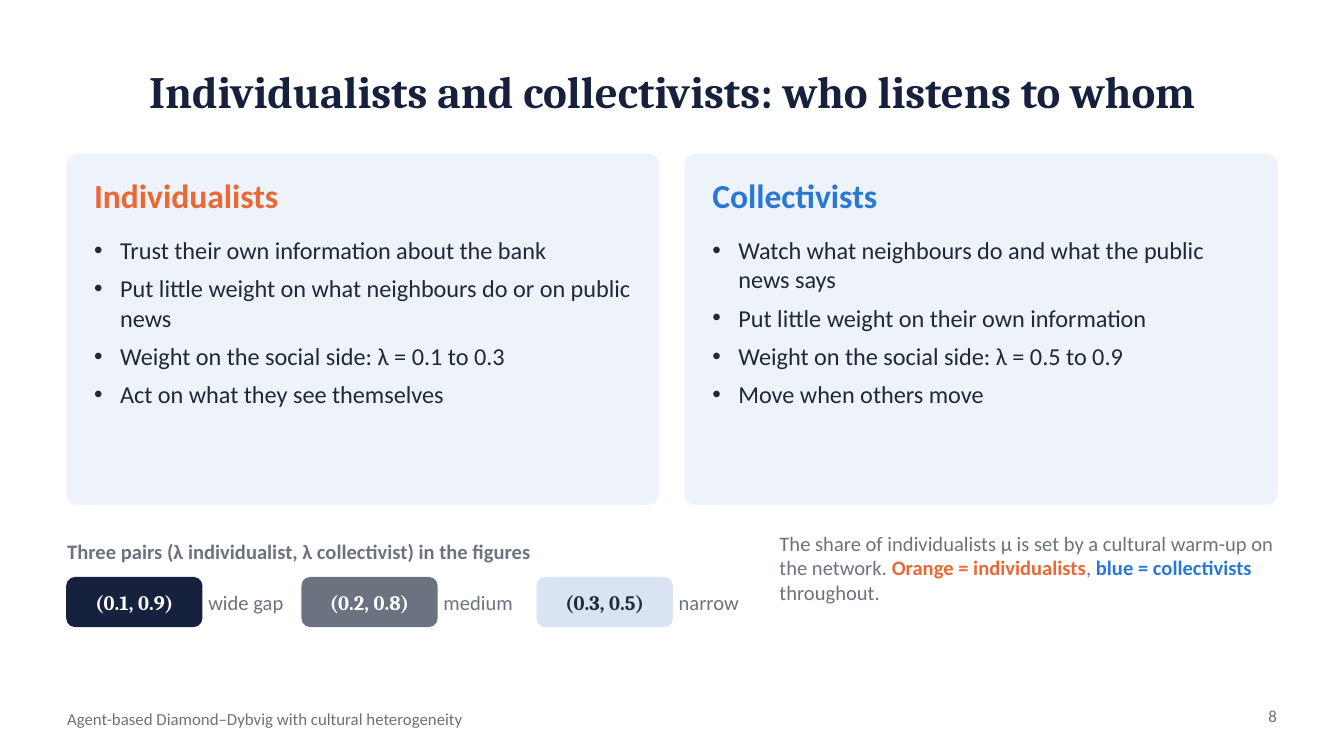
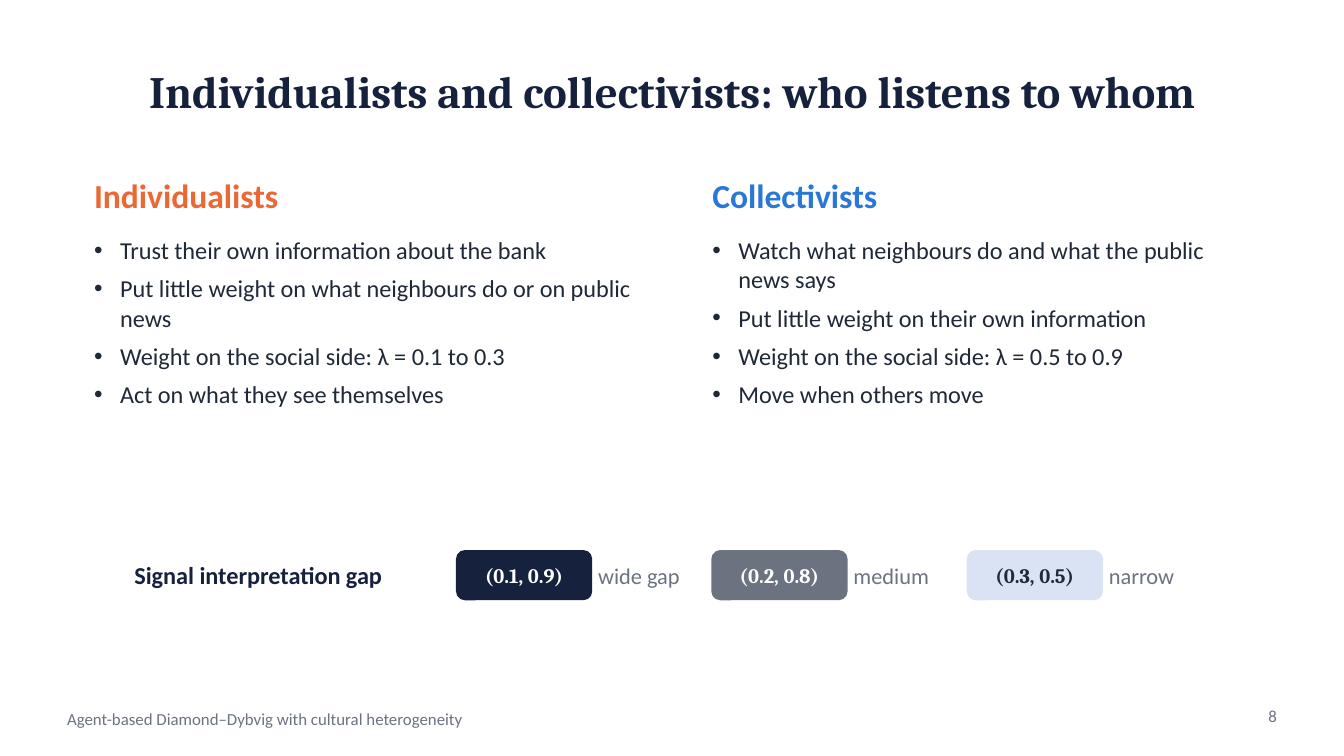
Before and after one commit to wlstover/BankRuns5, a slide deck: slide 8 of docs/deck_2026-10-26_seminar.pptx. Drawn at 1344x756 pixels with LibreOffice and Linux fonts; fonts in the diff are those of the drawing. Boxes give left, top, right and bottom in pixels: in the first picture for what was removed or moved away, otherwise in the second. Text is boxed around its words. In the diff, an @@ line names an element or a change of style, - is before the commit and + after.

```diff
--- a/docs/deck_2026-10-26_seminar.pptx
+++ b/docs/deck_2026-10-26_seminar.pptx
@@ rounded rectangle removed at (x1=67, y1=155, x2=659, y2=504) @@
@@ rounded rectangle removed at (x1=685, y1=155, x2=1277, y2=504) @@
@@ text removed at (x1=779, y1=537, x2=1273, y2=604) @@
-The share of individualists μ is set by a cultural warm-up on the network. Orange = individualists, blue = collectivists throughout.
@@ text removed at (x1=67, y1=544, x2=530, y2=563) @@
-Three pairs (λ individualist, λ collectivist) in the figures
@@ text added at (x1=134, y1=567, x2=382, y2=588), 13 pt, text #16213E, bold @@
+Signal interpretation gap
@@ text "(0.1, 0.9)" moved from (x1=95, y1=595, x2=173, y2=613) to (x1=485, y1=568, x2=563, y2=586) @@
@@ rounded rectangle moved from (x1=538, y1=578, x2=672, y2=626) to (x1=457, y1=551, x2=591, y2=599) @@
@@ rounded rectangle at (x1=457, y1=551, x2=591, y2=599): fill #D9E3F3 to #16213E; outline #D9E3F3 1 pt to #16213E 1 pt @@
@@ text "wide gap" moved from (x1=208, y1=596, x2=283, y2=614) to (x1=598, y1=568, x2=680, y2=588) @@
@@ text "(0.2, 0.8)" moved from (x1=330, y1=595, x2=410, y2=613) to (x1=740, y1=568, x2=820, y2=586) @@
@@ rounded rectangle moved from (x1=302, y1=578, x2=437, y2=626) to (x1=712, y1=551, x2=847, y2=599) @@
@@ text "medium" moved from (x1=443, y1=596, x2=512, y2=610) to (x1=853, y1=568, x2=928, y2=584) @@
@@ text "(0.3, 0.5)" moved from (x1=565, y1=595, x2=644, y2=613) to (x1=995, y1=568, x2=1074, y2=586) @@
@@ rounded rectangle added at (x1=968, y1=551, x2=1102, y2=599), fill #D9E3F3, outline #D9E3F3 1 pt @@
@@ size 11 to 12 pt in 3 elements at (x1=598, y1=568, x2=680, y2=588), (x1=853, y1=568, x2=928, y2=584), (x1=1109, y1=573, x2=1174, y2=584) @@
@@ text "narrow" moved from (x1=679, y1=600, x2=739, y2=610) to (x1=1109, y1=573, x2=1174, y2=584) @@
@@ rounded rectangle removed at (x1=67, y1=578, x2=202, y2=626) @@
```
Also in this commit, not shown: 2 other files.
